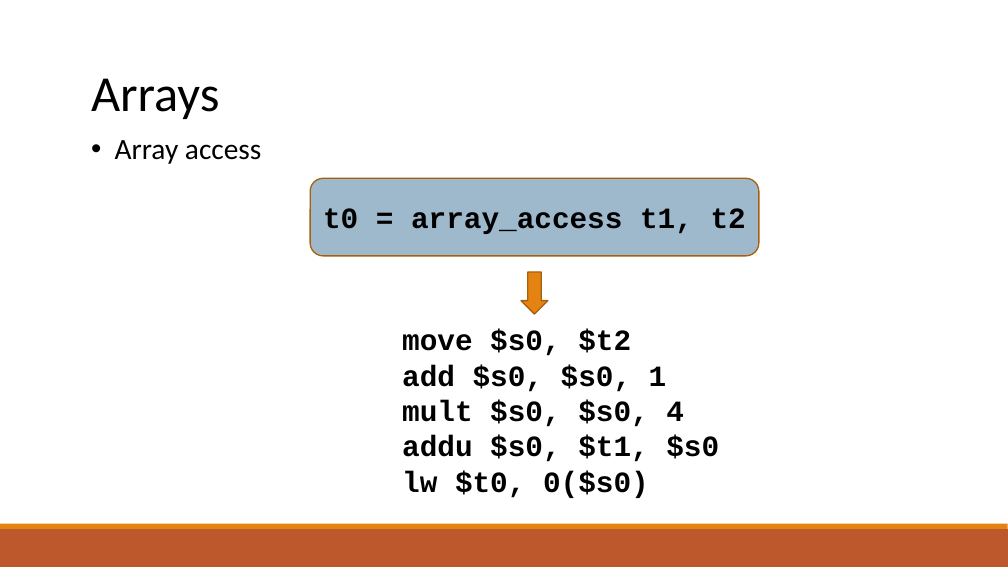
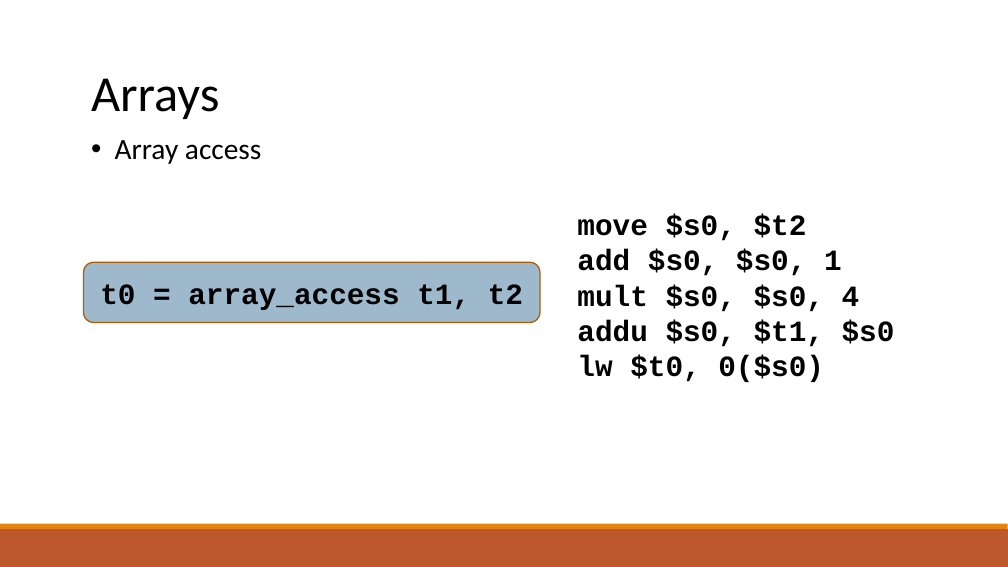
Before and after one commit to raghadzeidan/COMPILATION_TAU_FOR_STUDENTS, a slide deck: slide 65 of new_slides/codegen.pptx (slide 62 before the commit). Drawn at 1008x567 pixels with LibreOffice and Linux fonts; fonts in the diff are those of the drawing. Boxes give left, top, right and bottom in pixels: in the first picture for what was removed or moved away, otherwise in the second. Text is boxed around its words. In the diff, an @@ line names an element or a change of style, - is before the commit and + after.

```diff
--- a/new_slides/codegen.pptx
+++ b/new_slides/codegen.pptx
@@ text "move $s0, $t2": place and size @@
-text "move $s0, $t2" at <box>402,329,719,498</box>
+text "move $s0, $t2" at <box>577,214,895,382</box>
@@ rounded rectangle "t0 = array_access t1, t2": place and size @@
-rounded rectangle "t0 = array_access t1, t2" at <box>310,178,758,256</box>
+rounded rectangle "t0 = array_access t1, t2" at <box>84,262,541,323</box>
@@ down arrow removed at <box>521,272,548,315</box> @@
```
Also in this commit, not shown: 1 other slide changed, 2 slides added, 1 other file.
